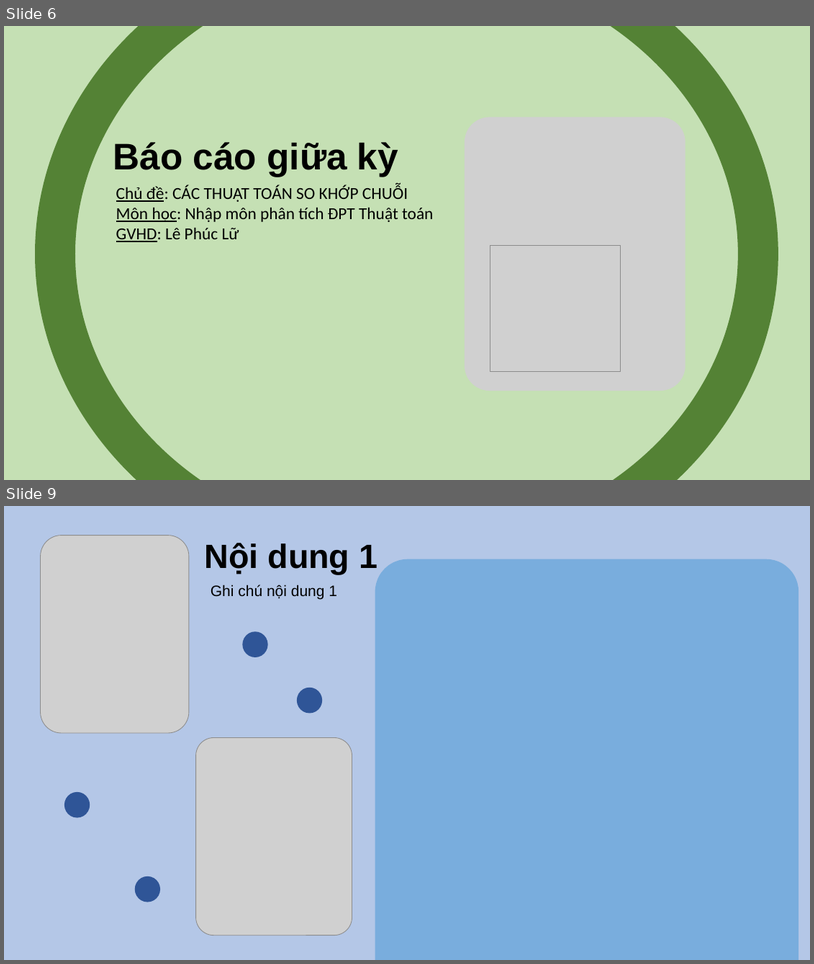
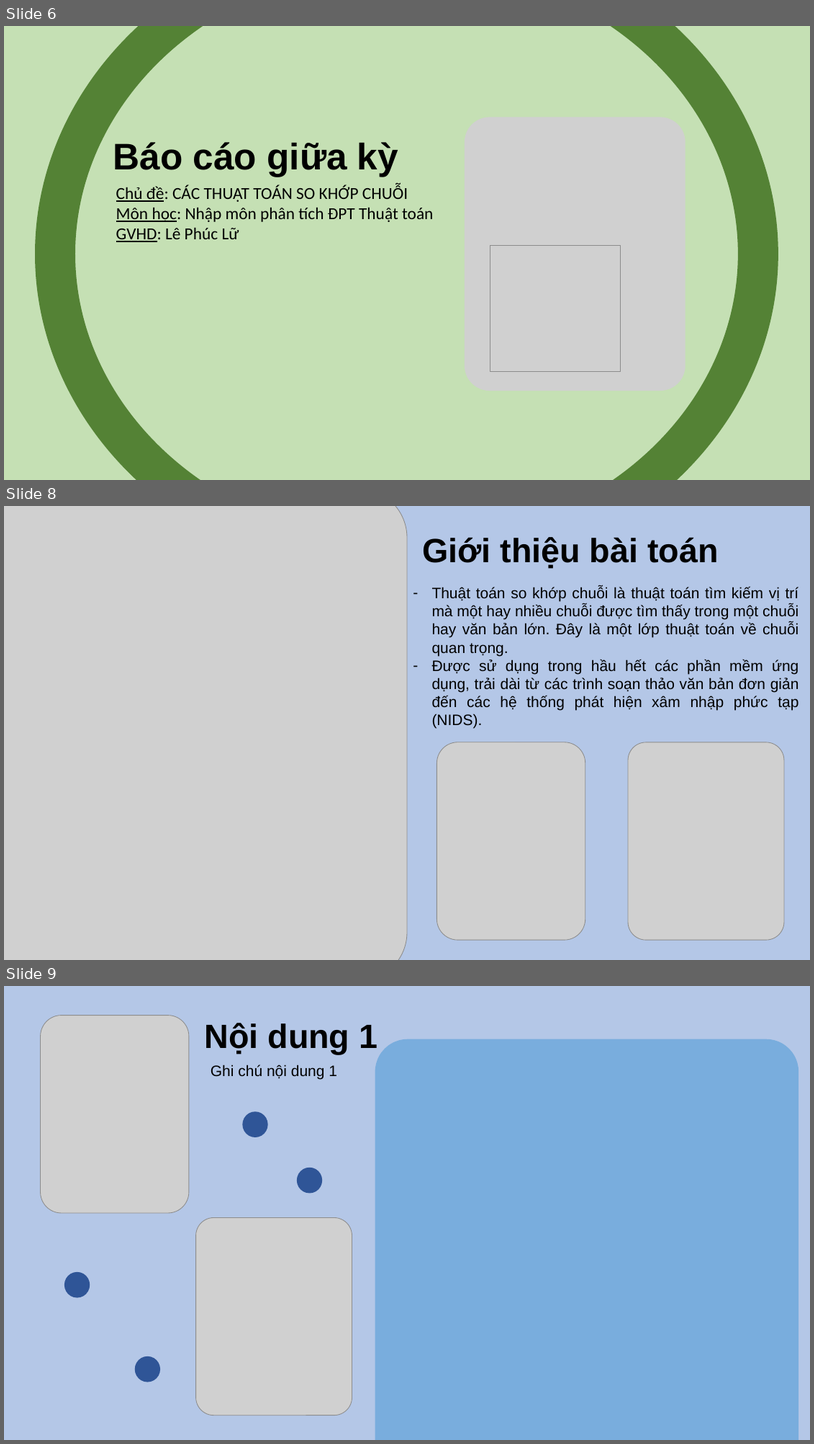
Before and after one commit to Yoshiyuki194/CSC14007_Mid-term-project, a slide deck: Slide.pptx. Shown one above the other, each under a label of ours: slides 6 and 9 before the commit, slides 6, 8 and 9 after it; the slides between them are not shown. The pictures are 814x964 and 814x1444 pixels, drawn with LibreOffice and Linux fonts; fonts in the diff are those of the drawing; grey boxes stand for pictures; background and template pictures are left out. Boxes give left, top, right and bottom in pixels: in the first picture for what was removed or moved away, otherwise in the second. Text is boxed around its words. In the diff, an @@ line names an element or a change of style, - is before the commit and + after.

```diff
--- a/Slide.pptx
+++ b/Slide.pptx
@@ slide 8 added at [4,506,810,960], background #B4C7E7 @@
@@ picture added at [4,506,407,960] @@
@@ text added at [422,537,718,569], 40 pt, text #000000, bold @@
+Giới thiệu bài toán
@@ text added at [432,586,800,728], 18 pt, text #000000 @@
+– Thuật toán so khớp chuỗi là thuật toán tìm kiếm vị trí mà một hay nhiều chuỗi được tìm thấy trong một chuỗi hay văn bản lớn. Đây là một lớp thuật toán về chuỗi quan trọng.
+– Được sử dụng trong hầu hết các phần mềm ứng dụng, trải dài từ các trình soạn thảo văn bản đơn giản đến các hệ thống phát hiện xâm nhập phức tạp (NIDS).
@@ picture added at [437,742,586,939] @@
@@ picture added at [628,742,784,939] @@
```
Also in this commit, not shown: 1 slide changed, 1 slide removed, 1 other file.
